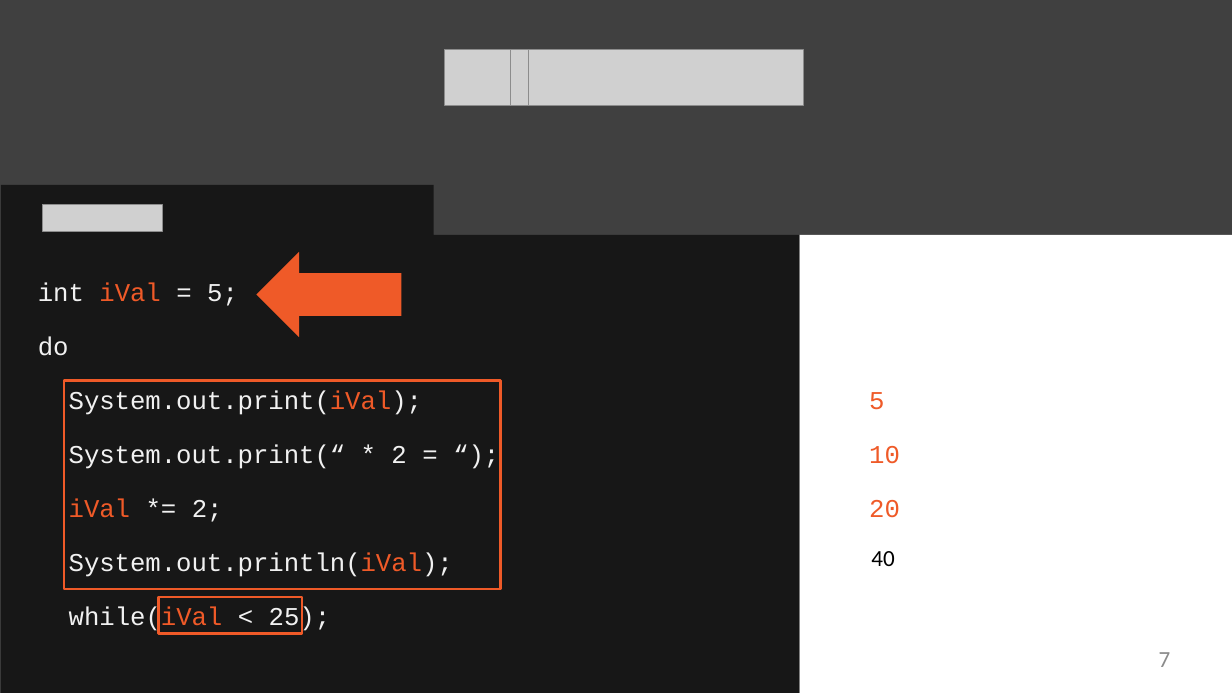
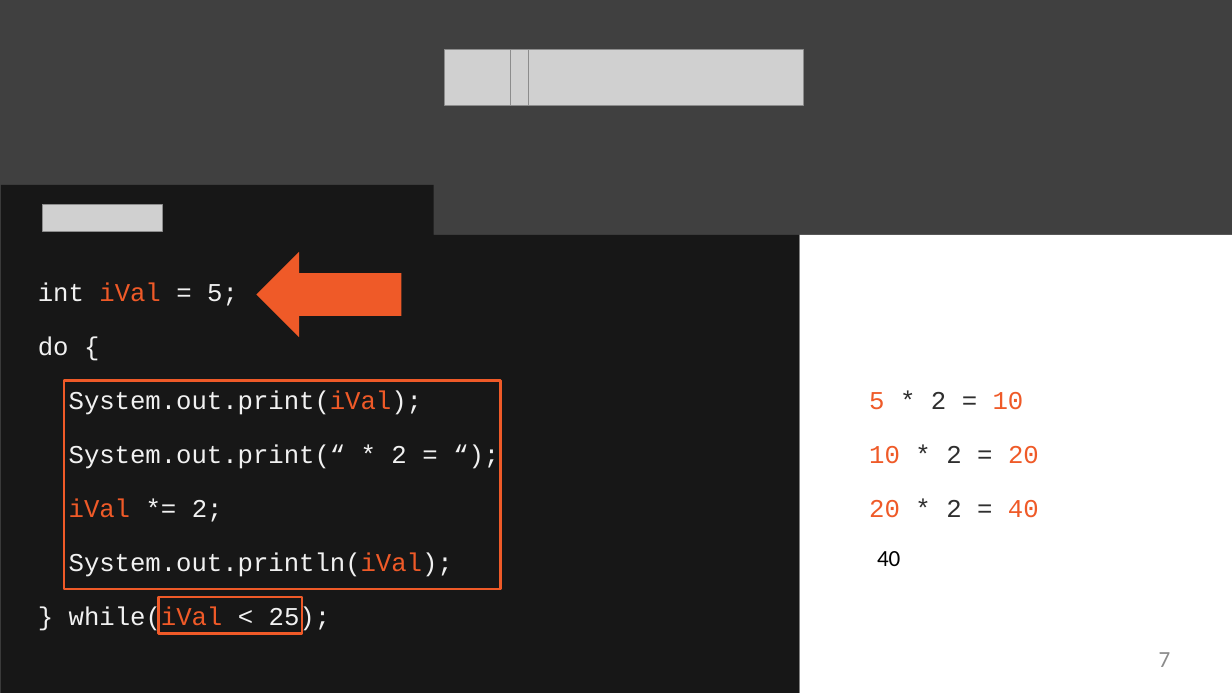
Before and after one commit to StevenJoseph19/Java-Apps, a slide deck: slide 7 of 2. Core Java/Day 3/Slides/6. Looping and Arrays/looping-and-arrays-slides.pptx. Drawn at 1232x693 pixels with LibreOffice and Linux fonts; fonts in the diff are those of the drawing; grey boxes stand for pictures. Boxes give left, top, right and bottom in pixels: in the first picture for what was removed or moved away, otherwise in the second. Text is boxed around its words. In the diff, an @@ line names an element or a change of style, - is before the commit and + after.

```diff
--- a/2. Core Java/Day 3/Slides/6. Looping and Arrays/looping-and-arrays-slides.pptx
+++ b/2. Core Java/Day 3/Slides/6. Looping and Arrays/looping-and-arrays-slides.pptx
@@ freeform shape removed at (77, 332, 117, 365) @@
@@ freeform shape removed at (899, 386, 982, 420) @@
@@ freeform shape removed at (987, 386, 1028, 420) @@
@@ freeform shape removed at (910, 439, 994, 472) @@
@@ freeform shape removed at (998, 439, 1039, 472) @@
@@ freeform shape removed at (910, 491, 994, 524) @@
@@ freeform shape removed at (998, 491, 1039, 524) @@
@@ text "40": place and size @@
-text "40" at (871, 551, 894, 566)
+text "40" at (877, 551, 900, 566)
@@ freeform shape removed at (18, 601, 58, 634) @@
```
Also in this commit, not shown: 2 other slides changed, 12 other files.
